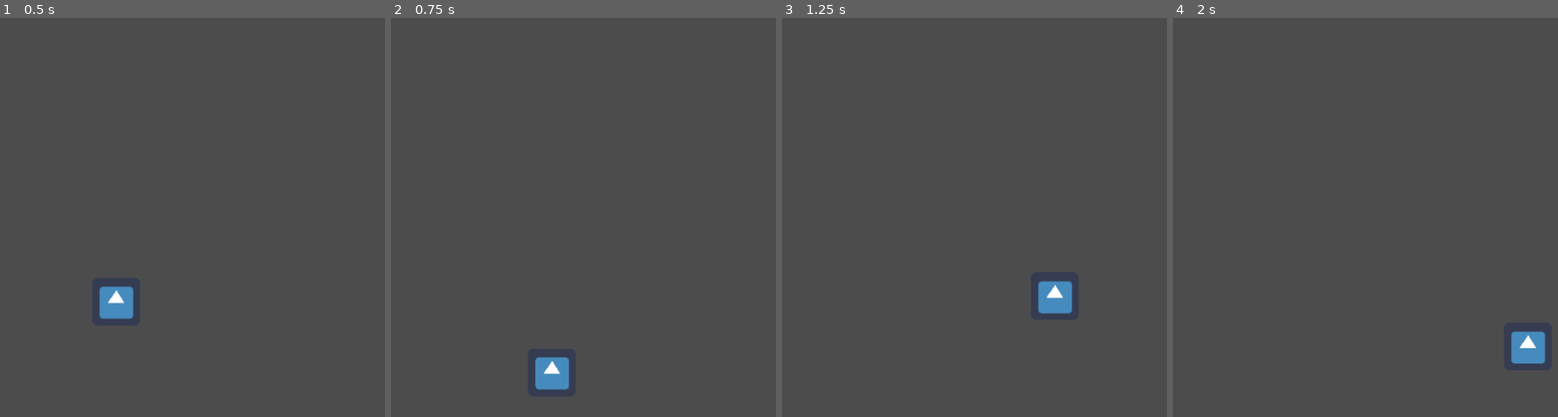
Above: before the commit, frames 1-4 (left to right).
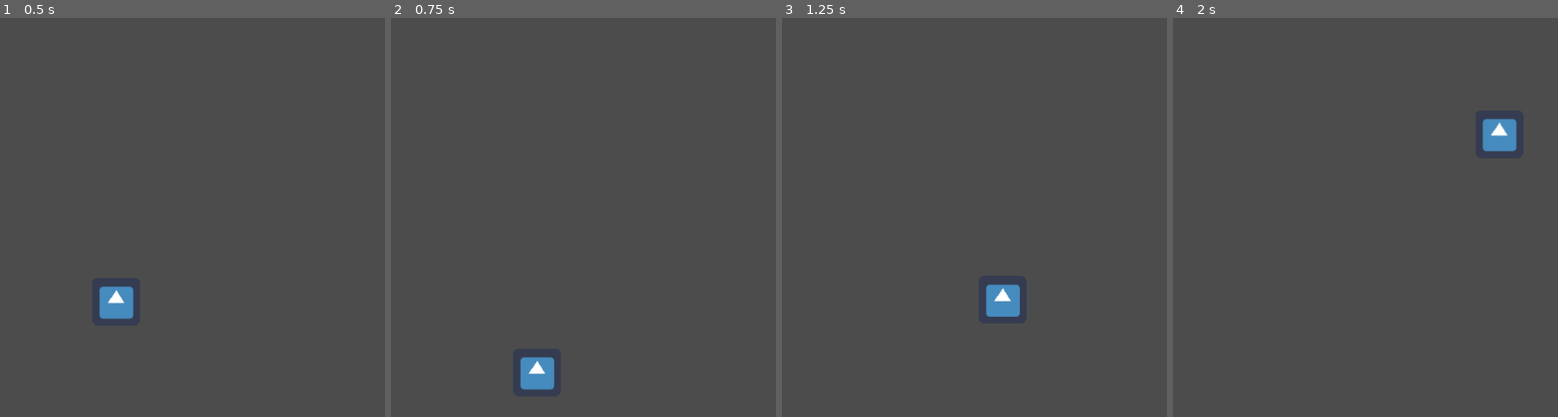
Above: after the commit, the same moments.

Repository: SanderVanhove/GDWJ-31
Game: Godot game, scene res://game.tscn
The game is run twice, just before and just after one commit, with the same random seed, the same clock (stepped at 60 frames per second) and the same inputs. The engine's default icon, where the game draws it, is replaced by a stand-in: a white triangle on a blue panel in a dark square.
Inputs:
- Up to frame 1 (0.5 s): no input
- Up to frame 2 (0.75 s): hold Right (ui_right) from 0.53 s (still down); hold Up (ui_up) from 0.53 s (still down)
- Up to frame 3 (1.25 s): keep holding Right (ui_right); keep holding Up (ui_up)
- Up to frame 4 (2 s): keep holding Right (ui_right); release Up (ui_up) at 1.28 s; tap Up (ui_up) at 1.35, 1.52, 1.82 s

Frame 1 is identical in both runs. In frame 2, 0.8% of the frame differs, in the area x 33-47%, y 84-94%; in frame 3, 1.5%; in frame 4, 1.5%, in the area x 80-97%, y 25-87%.

Commit message:
c a c t u s
c a c

t      u s

Diff:
--- a/Game Jam Game/game.tscn
+++ b/Game Jam Game/game.tscn
@@ -1,7 +1,8 @@
-[gd_scene load_steps=6 format=2]
+[gd_scene load_steps=7 format=2]
 
 [ext_resource path="res://scenes/player.tscn" type="PackedScene" id=1]
 [ext_resource path="res://scenes/spike.tscn" type="PackedScene" id=2]
+[ext_resource path="res://scenes/cactus.tscn" type="PackedScene" id=3]
 
 [sub_resource type="RectangleShape2D" id=1]
 extents = Vector2( 512, 32 )
@@ -68,3 +69,6 @@
 
 [node name="spike" parent="." instance=ExtResource( 2 )]
 position = Vector2( 512, 544 )
+
+[node name="cactus" parent="." instance=ExtResource( 3 )]
+position = Vector2( 848, 464 )
--- /dev/null
+++ b/Game Jam Game/scenes/cactus.tscn
@@ -0,0 +1,23 @@
+[gd_scene load_steps=4 format=2]
+
+[ext_resource path="res://scripts/cactus.gd" type="Script" id=1]
+
+[sub_resource type="CapsuleShape2D" id=1]
+radius = 16.0
+height = 96.0
+
+[sub_resource type="CapsuleShape2D" id=2]
+radius = 19.0
+height = 96.0
+
+[node name="cactus" type="StaticBody2D"]
+script = ExtResource( 1 )
+
+[node name="collision_shape" type="CollisionShape2D" parent="."]
+shape = SubResource( 1 )
+
+[node name="blow_back_area" type="Area2D" parent="."]
+
+[node name="collision_shape" type="CollisionShape2D" parent="blow_back_area"]
+shape = SubResource( 2 )
+[connection signal="body_entered" from="blow_back_area" to="." method="_on_blow_back_area_body_entered"]
--- /dev/null
+++ b/Game Jam Game/scripts/cactus.gd
@@ -0,0 +1,9 @@
+extends StaticBody2D
+
+signal blow_back(pos)
+
+
+func _on_blow_back_area_body_entered(body):
+	connect("blow_back", body, "_cactus_blow_back")
+	emit_signal("blow_back", position)
+	disconnect("blow_back", body, "_cactus_blow_back")
--- a/Game Jam Game/scripts/player.gd
+++ b/Game Jam Game/scripts/player.gd
@@ -4,9 +4,10 @@
 const UP = Vector2(0, -1)
 
 # exports
-export var movement_speed := 100
+export var movement_speed := 1
 export var gravity := 10
-export var jump_height = 400
+export var jump_height := 400
+export var max_speed := 200
 
 enum states {REGULAR, NO_GRAVITY}
 
@@ -17,6 +18,8 @@
 
 # go ahead and guess what this is
 var velocity := Vector2()
+
+var velocity_2 := Vector2()
 
 # starting position
 var starting_position = Vector2()
@@ -29,16 +32,12 @@
 
 func _physics_process(delta):
 	# resetting velocity
-	if is_on_ceiling():
-		velocity.y = 0
-	if is_on_floor():
-		velocity.y = 0
 
 	# left and right movement
 	if Input.is_action_pressed("ui_right"):
-		velocity.x = input_map.right * movement_speed
+		velocity.x += input_map.right * movement_speed
 	elif Input.is_action_pressed("ui_left"):
-		velocity.x = input_map.left * movement_speed
+		velocity.x += input_map.left * movement_speed
 
 	# STATE MACHINEEEEE YOOOOOOOOOOOOOOOOOOOOOOOOOO
 	match state:
@@ -46,21 +45,21 @@
 			# gravity
 			velocity.y += gravity
 
-			# resetting movement
-			if !(Input.is_action_pressed("ui_right") or Input.is_action_pressed("ui_left")):
-				velocity.x = 0
-
 			# jumping
 			if Input.is_action_pressed("ui_up"):
 				if is_on_floor():
-						velocity.y = input_map.up * jump_height
+						velocity.y += input_map.up * jump_height
 		# blowdryer code
 #		states.NO_GRAVITY:
 
 	# changing position
-	move_and_slide(velocity, UP)
+	velocity.x = clamp(velocity.x, -max_speed, max_speed)
+	velocity = move_and_slide(velocity, UP)
 
 func _die():
 	velocity.y = 0
 	# death animation/particles or whatever
 	position = starting_position
+
+func _cactus_blow_back(pos):
+	velocity += Vector2(sign(position.x - pos.x) * 300, -400)
